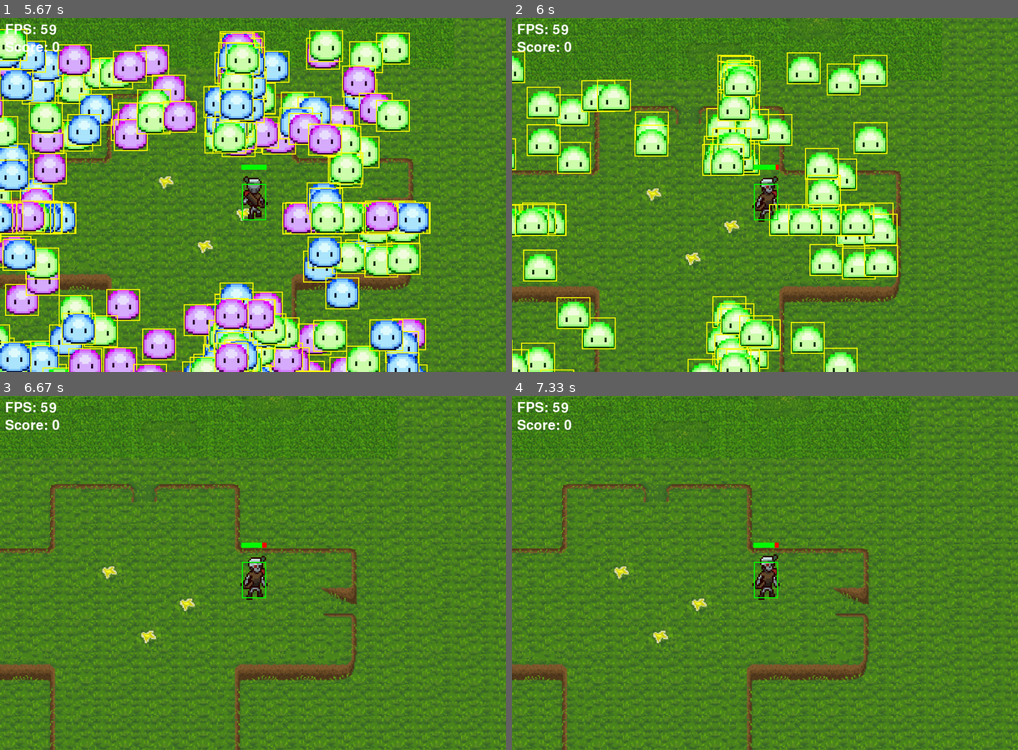
Above: before the commit, frames 1-4 (two rows, left to right).
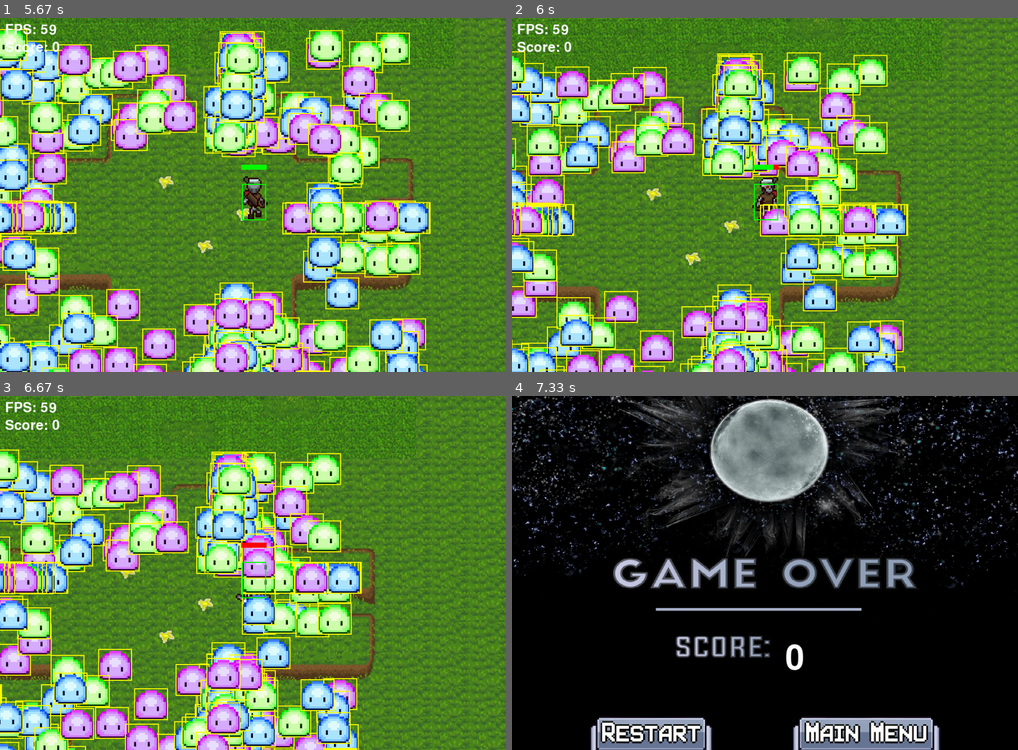
Above: after the commit, the same moments.

Repository: Axlzs/Pygame-project
Game: pygame game, started from entry.py
The game is run twice, just before and just after one commit, with the same random seed, the same clock (stepped at 60 frames per second) and the same inputs.
Inputs (mouse positions are in pixels of both pictures, inside the frame that each line leads up to):
- Up to frame 1 (5.67 s): hold D 0.33-0.8 s; hold W 0.83-1.13 s; tap Space at 0.9, 1.23, 1.53, 1.73, 2.03, 2.3, 2.63, 2.93, 3.07, 3.47, 3.77, 4.13, 4.53, 4.83, 5.03, 5.33, 5.53 s; hold D 1.17-1.63 s; hold A 1.67-2.2 s; hold S 2.23-2.53 s; hold A 2.57-2.97 s; hold W 3-3.37 s; hold D 3.4-4.03 s; hold S 4.07-4.43 s; hold A 4.47-4.93 s; hold D 4.97-5.43 s; hold W from 5.47 s (still down)
- Up to frame 2 (6 s): release W at 5.77 s; hold D from 5.8 s (still down); tap Space at 5.87 s
- Up to frame 3 (6.67 s): tap Space at 6.17 s; release D at 6.27 s
- Up to frame 4 (7.33 s): click (648, 732) at 6.92 s; click (739, 665) at 7.25 s

Frame 1 is identical in both runs. In frame 2, 24% of the frame differs, in the area x 0-79%, y 10-100%; in frame 3, 51%; in frame 4, 100%, in the area x 0-100%, y 0-100%.

Commit message:
unexpected item in the bagging area

Diff:
--- a/entry.py
+++ b/entry.py
@@ -247,11 +247,11 @@
             player_health -= ENEMY_DAMAGE[enemy_type]
 
             #because the player has mele attacks as well
-            for enemy in enemies:  # Assuming enemies is a list containing all enemy objects
-                if enemy.type == enemy_type:
-                    enemy.health -= 30 #PLAYER_DAMAGE[enemy_type]
-                if enemy.health <= 0:
-                    enemies.remove(enemy)
+            # for enemy in enemies:  # Assuming enemies is a list containing all enemy objects
+            #     if enemy.type == enemy_type:
+            #         enemy.health -= 30 #PLAYER_DAMAGE[enemy_type]
+            #     if enemy.health <= 0:
+            #         enemies.remove(enemy)
 
         if event.type == pygame.KEYDOWN and current_time - last_shot_time >= 400:
             if event.key == pygame.K_SPACE and len(player_arrows_R) < MAX_ARROWS:
@@ -556,7 +556,8 @@
 def player_dealt_damage(player, enemies):
         for enemy in enemies:
             if player.colliderect(enemy.rect):
-                pygame.event.post(pygame.event.Event(PLAYER_MELE_HIT[enemy.type]))
+                pygame.event.post(pygame.event.Event(PLAYER_MELE_HIT[enemy]))
+
 def handle_arrows_R(player_arrows_R, action):
     global arrow_R
     for arrow_R in player_arrows_R[:]:  # Iterate over a copy of the list
@@ -709,9 +710,11 @@
 
     # Create enemies
     enemies = pygame.sprite.Group()
+    enemy_count=0
     for _ in range(300):
         enemy_type = random.choice(list(ENEMY_IMAGES.keys()))
-        enemy = Enemy(enemy_type, player)
+        enemy_count +=1
+        enemy = Enemy(enemy_type, player, enemy_count)
         enemies.add(enemy)
 
 
@@ -743,7 +746,6 @@
         handle_health_pickups()
         calculate_camera_offset()
         player_recieved_damage(player, enemies)
-        player_dealt_damage(player, enemies)
         draw_elements(player_arrows_R, player_arrows_L, player_arrows_UP, player_arrows_DOWN, enemies)
         draw_fps_counter()
 
--- a/gyatggt.py
+++ b/gyatggt.py
@@ -5,7 +5,7 @@
 
 # Define the Enemy class
 class Enemy(pygame.sprite.Sprite):
-    def __init__(self, enemy_type, player):
+    def __init__(self, enemy_type, player, enemy_id):
         super().__init__()
         self.type = enemy_type
         self.images = self.load_sprite_sheet(ENEMY_IMAGES[enemy_type], ENEMY_SIZE)
@@ -15,6 +15,7 @@
         self.rect = self.image.get_rect()
         self.rect.topleft = self.spawn_enemy_position(player) # for enemy hitboxes
         self.health = ENEMY_HEALTH[enemy_type]
+        self.id = enemy_id
 
     def load_sprite_sheet(self, filename, sprite_size): # usiversal function
         sprite_sheet = pygame.image.load(filename).convert_alpha()
--- a/static_variables.py
+++ b/static_variables.py
@@ -18,7 +18,8 @@
 ENEMY_SPAWN_RANGE = 200
 ENEMY_HEALTH = {1: 50, 2: 100, 3: 150}  # Health for each enemy type
 ENEMY_HIT_EVENTS = {1: pygame.USEREVENT + 2, 2: pygame.USEREVENT + 3, 3: pygame.USEREVENT + 4}# hit by enemy
-PLAYER_MELE_HIT = {1: pygame.USEREVENT + 5, 2: pygame.USEREVENT + 6, 3: pygame.USEREVENT + 7}
+#PLAYER_MELE_HIT = {1: pygame.USEREVENT + 5, 2: pygame.USEREVENT + 6, 3: pygame.USEREVENT + 7}
+PLAYER_MELE_HIT = pygame.USEREVENT + 5
 PLAYER_ARROW_HIT_EVENTS = {1: pygame.USEREVENT + 8, 2: pygame.USEREVENT + 9, 3: pygame.USEREVENT + 10}
 ENEMY_SIZE = (67, 63)
 #ENEMY_HITBOX = (70, 70)
